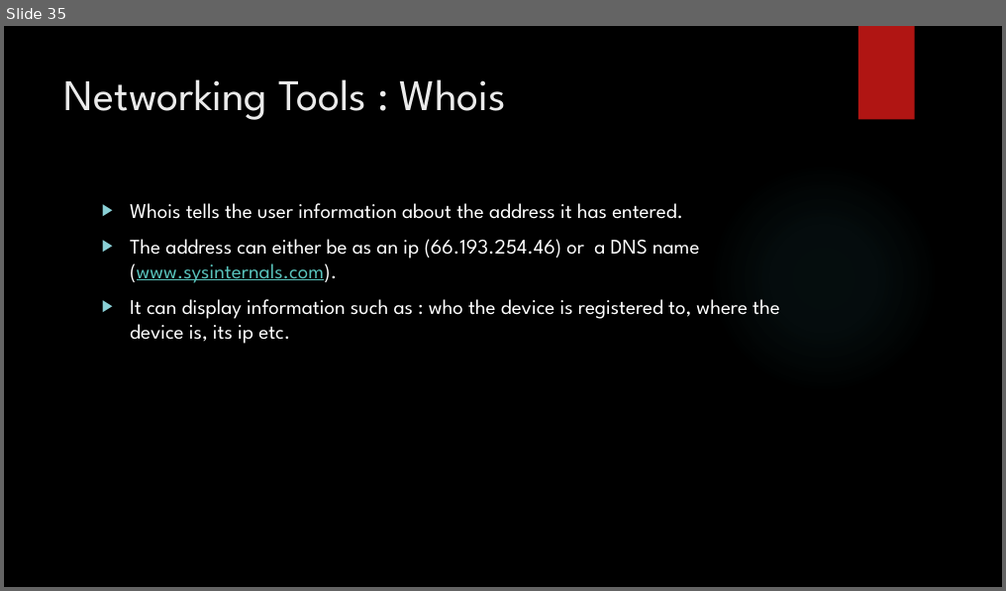
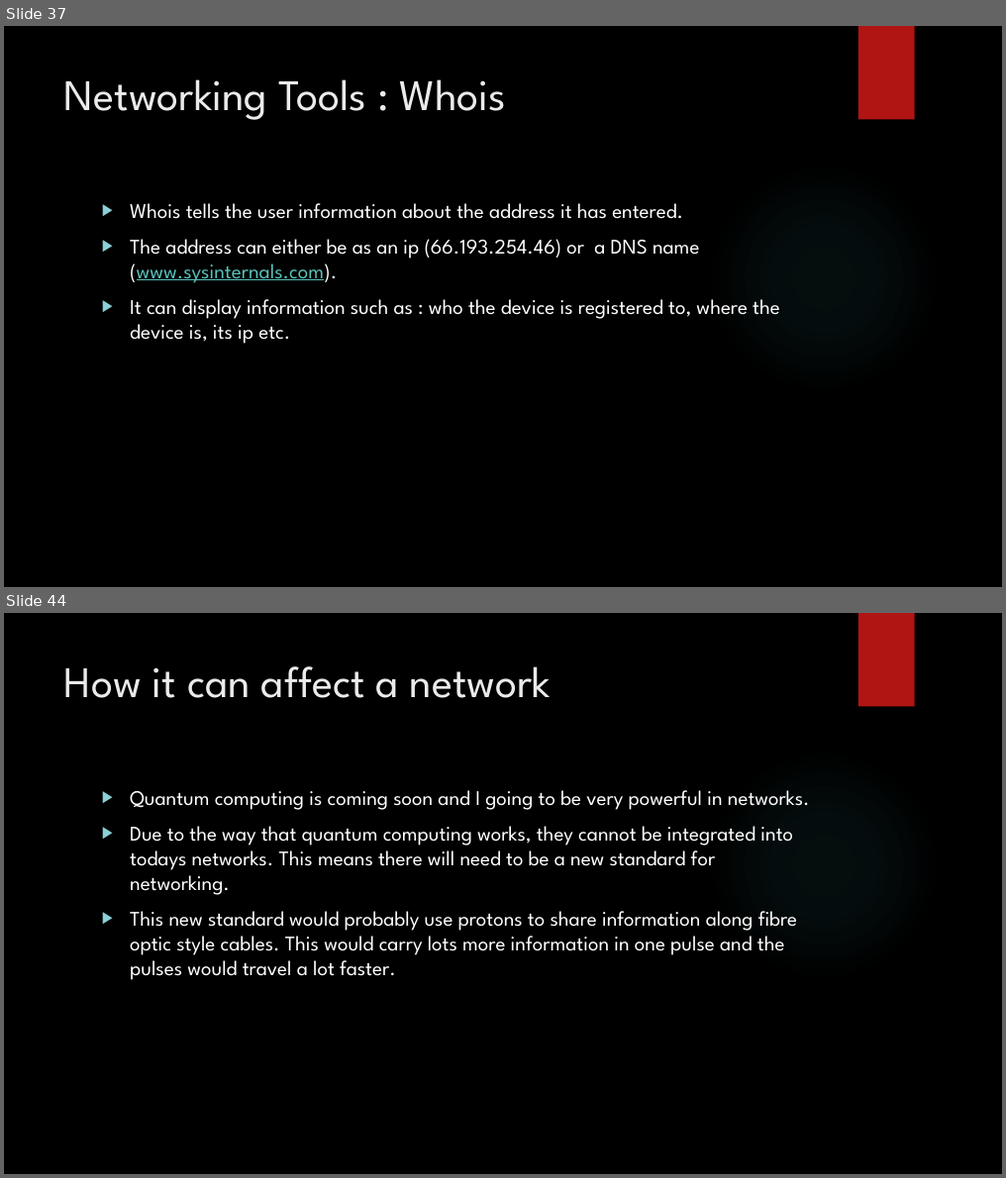
Before and after one commit to SimonLight001/College, a slide deck: Unit 5/Assignment 1/Unit 5 presentation for P1,2,3,M1.pptx. Shown one above the other, each under a label of ours: slide 35 before the commit, slides 37 and 44 after it; the slides between them are not shown. The pictures are 1006x591 and 1006x1178 pixels, drawn with LibreOffice and Linux fonts; fonts in the diff are those of the drawing; background and template pictures are left out. Boxes give left, top, right and bottom in pixels: in the first picture for what was removed or moved away, otherwise in the second. Text is boxed around its words. In the diff, an @@ line names an element or a change of style, - is before the commit and + after.

```diff
--- a/Unit 5/Assignment 1/Unit 5 presentation for P1,2,3,M1.pptx
+++ b/Unit 5/Assignment 1/Unit 5 presentation for P1,2,3,M1.pptx
@@ slide 44 added at box(4, 613, 1002, 1174), background picture (left out); not listed: 2 template elements that a slide beside it also shows @@
@@ title added at box(64, 666, 550, 698), 42 pt, text #EBEBEB @@
+How it can affect a network
@@ text added at box(130, 790, 810, 980), 20 pt, text #FFFFFF @@
+▶ Quantum computing is coming soon and I going to be very powerful in networks.
+▶ Due to the way that quantum computing works, they cannot be integrated into todays networks. This means there will need to be a new standard for networking.
+▶ This new standard would probably use protons to share information along fibre optic style cables. This would carry lots more information in one pulse and the pulses would travel a lot faster.
@@ what was slide 35 is now slide 37 @@
```
Also in this commit, not shown: 3 slides changed, 10 other slides added, 5 slides removed, 21 other files.
